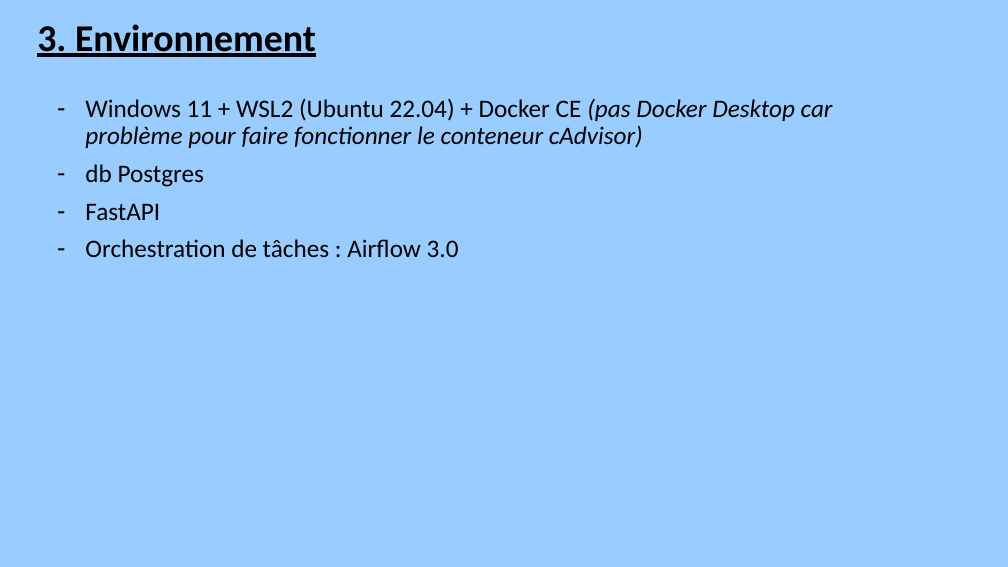
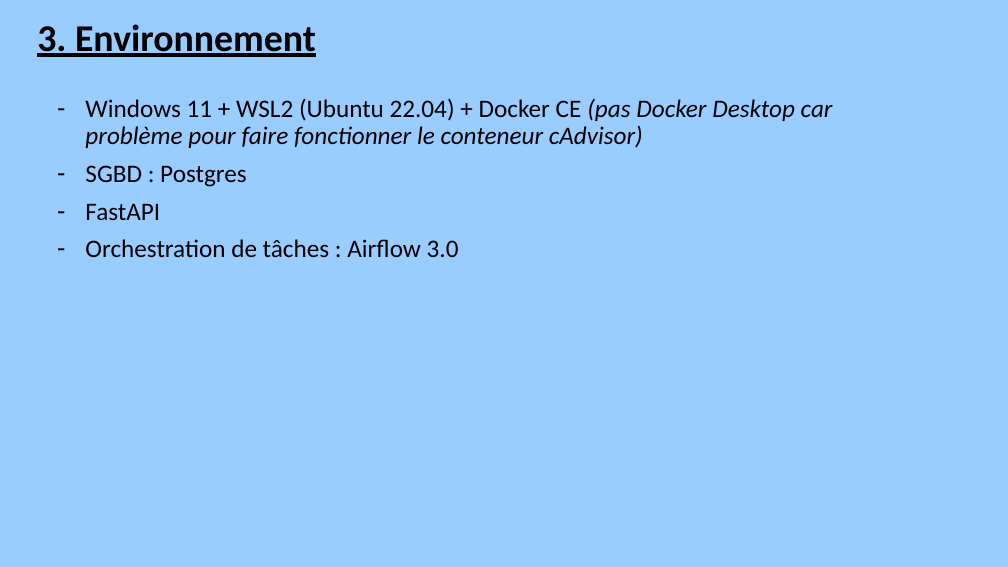
Before and after one commit to vimchun/Job-Market-in-France, a slide deck: slide 4 of soutenance/slides.pptx. Drawn at 1008x567 pixels with LibreOffice and Linux fonts; fonts in the diff are those of the drawing. Boxes give left, top, right and bottom in pixels: in the first picture for what was removed or moved away, otherwise in the second. Text is boxed around its words. In the diff, an @@ line names an element or a change of style, - is before the commit and + after.

```diff
--- a/soutenance/slides.pptx
+++ b/soutenance/slides.pptx
@@ subtitle at (85,165,246,187): text changed @@
-– db Postgres
+– SGBD : Postgres
```
Also in this commit, not shown: 1 other slide changed, 2 slides added.
